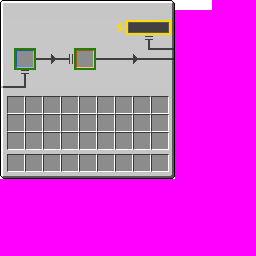
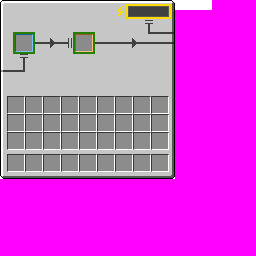
Revision of a layered 256px x 256px image; what changed, layer by layer:
painted on "input slot" over <box>15,34,34,68</box>
painted on "output slot" over <box>75,34,94,68</box>
painted on "shreddergui.png copy" over <box>1,4,174,88</box>
